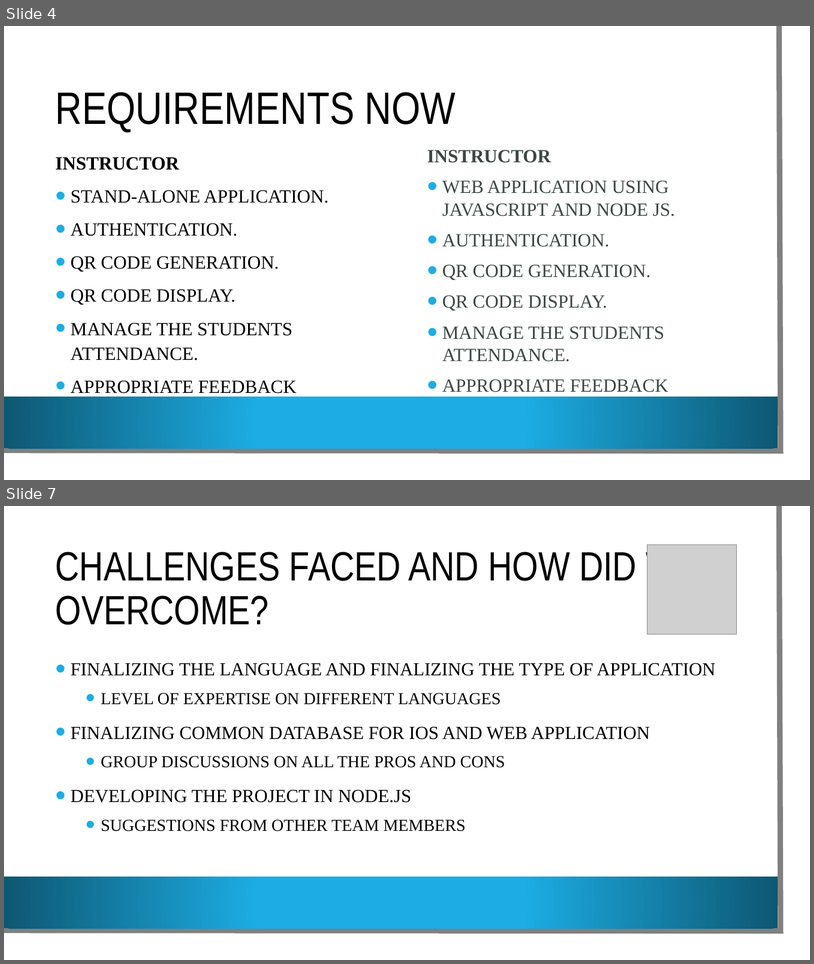
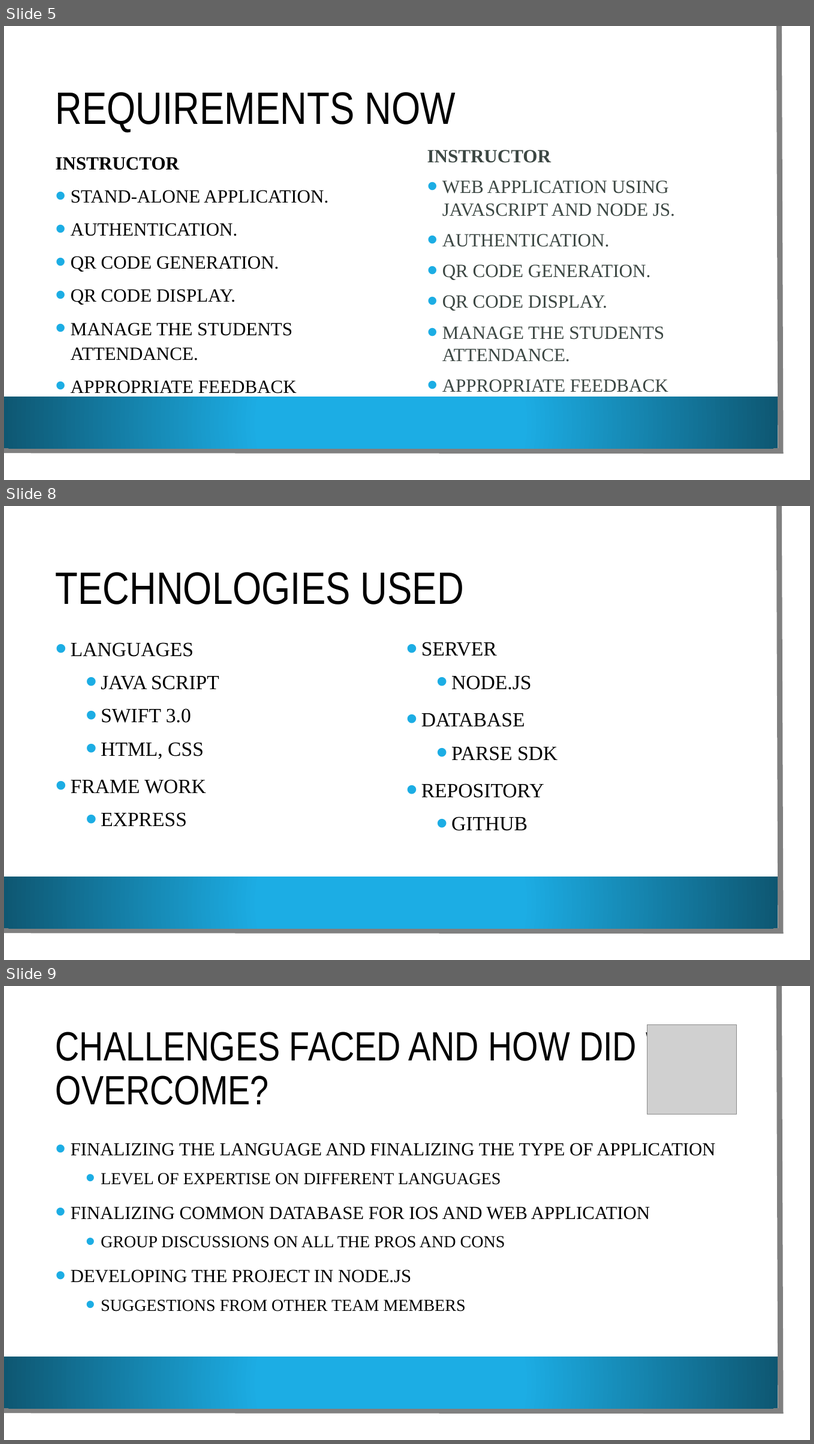
Before and after one commit to VamsiDevalla/Student-Attendance-Tracking, a slide deck: final ppt.pptx. Shown one above the other, each under a label of ours: slides 4 and 7 before the commit, slides 5, 8 and 9 after it; the slides between them are not shown. The pictures are 814x964 and 814x1444 pixels, drawn with LibreOffice and Linux fonts; fonts in the diff are those of the drawing; grey boxes stand for pictures; background and template pictures are left out. Boxes give left, top, right and bottom in pixels: in the first picture for what was removed or moved away, otherwise in the second. Text is boxed around its words. In the diff, an @@ line names an element or a change of style, - is before the commit and + after.

```diff
--- a/final ppt.pptx
+++ b/final ppt.pptx
@@ slide 8 added at (4, 506, 810, 960), background picture (left out); not listed: 3 template elements that a slide beside it also shows @@
@@ title added at (56, 572, 464, 604), 54 pt, text #000000 @@
+TECHNOLOGIES USED
@@ text added at (71, 642, 219, 793), 24 pt, text #000000 @@
+• LANGUAGES
+  • JAVA SCRIPT
+  • SWIFT 3.0
+  • HTML, CSS
+• FRAME WORK
+  • EXPRESS
@@ text added at (422, 642, 558, 831), 24 pt, text #000000 @@
+• SERVER
+  • NODE.JS
+• DATABASE
+  • PARSE SDK
+• REPOSITORY
+  • GITHUB
@@ what was slide 4 is now slide 5 @@
@@ what was slide 7 is now slide 9 @@
```
Also in this commit, not shown: 9 slides changed, 3 other slides added.
